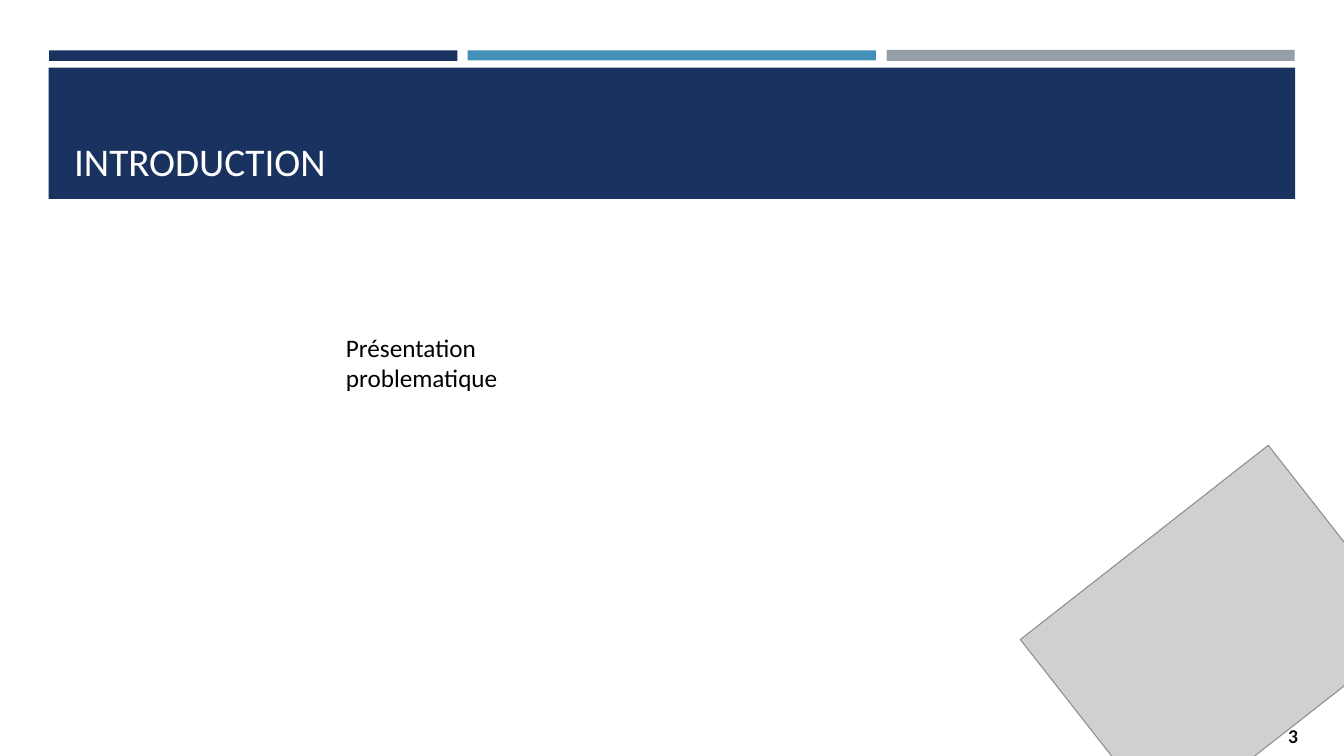
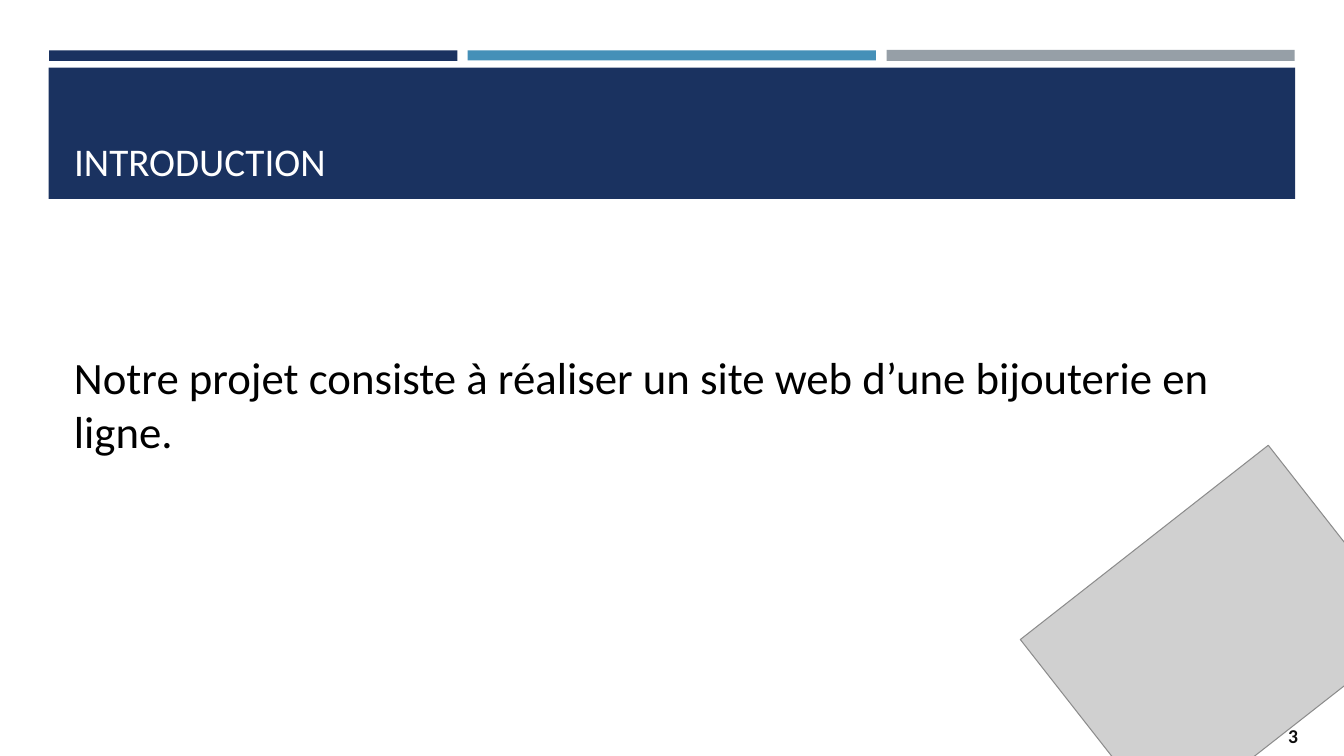
Before and after one commit to saklyayoub/bonchoix.net, a slide deck: slide 3 of global/Présentation.pptx. Drawn at 1344x756 pixels with LibreOffice and Linux fonts; fonts in the diff are those of the drawing; grey boxes stand for pictures. Boxes give left, top, right and bottom in pixels: in the first picture for what was removed or moved away, otherwise in the second. Text is boxed around its words. In the diff, an @@ line names an element or a change of style, - is before the commit and + after.

```diff
--- a/global/Présentation.pptx
+++ b/global/Présentation.pptx
@@ text at [74,362,1208,456]: text changed; size 18 to 32 pt @@
-Présentation
-problematique
+Notre projet consiste à réaliser un site web d’une bijouterie en ligne.
```
Also in this commit, not shown: 1 other slide changed.
